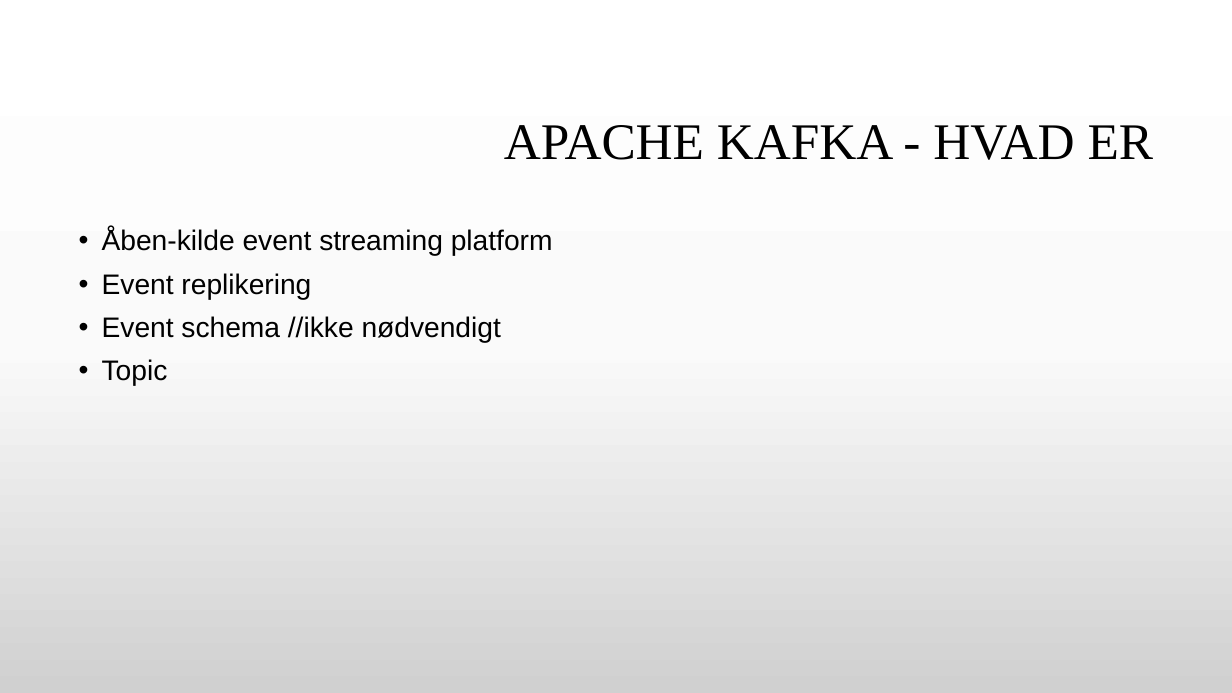
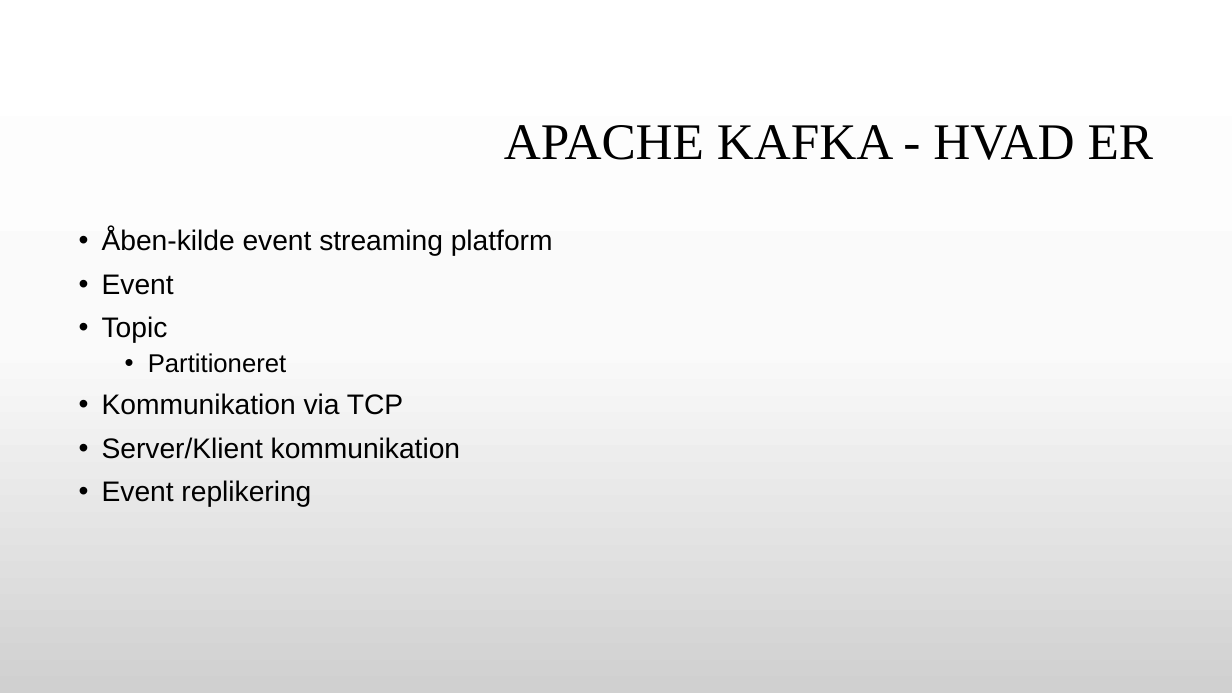
Before and after one commit to GitDeveloperBel/Kafka, a slide deck: slide 25 of presentation.pptx (slide 16 before the commit). Drawn at 1232x693 pixels with LibreOffice and Linux fonts; fonts in the diff are those of the drawing; background and template pictures are left out. Boxes give left, top, right and bottom in pixels: in the first picture for what was removed or moved away, otherwise in the second. Text is boxed around its words. In the diff, an @@ line names an element or a change of style, - is before the commit and + after.

```diff
--- a/presentation.pptx
+++ b/presentation.pptx
@@ text at (102, 274, 460, 459): paragraphs added @@
+• Event
+• Topic
+  • Partitioneret
+• Kommunikation via TCP
+• Server/Klient kommunikation
@@ text at (102, 316, 501, 386): paragraphs removed @@
-• Event schema //ikke nødvendigt
-• Topic
```
Also in this commit, not shown: 6 other slides changed, 12 slides added, 2 slides removed, 9 other files.
